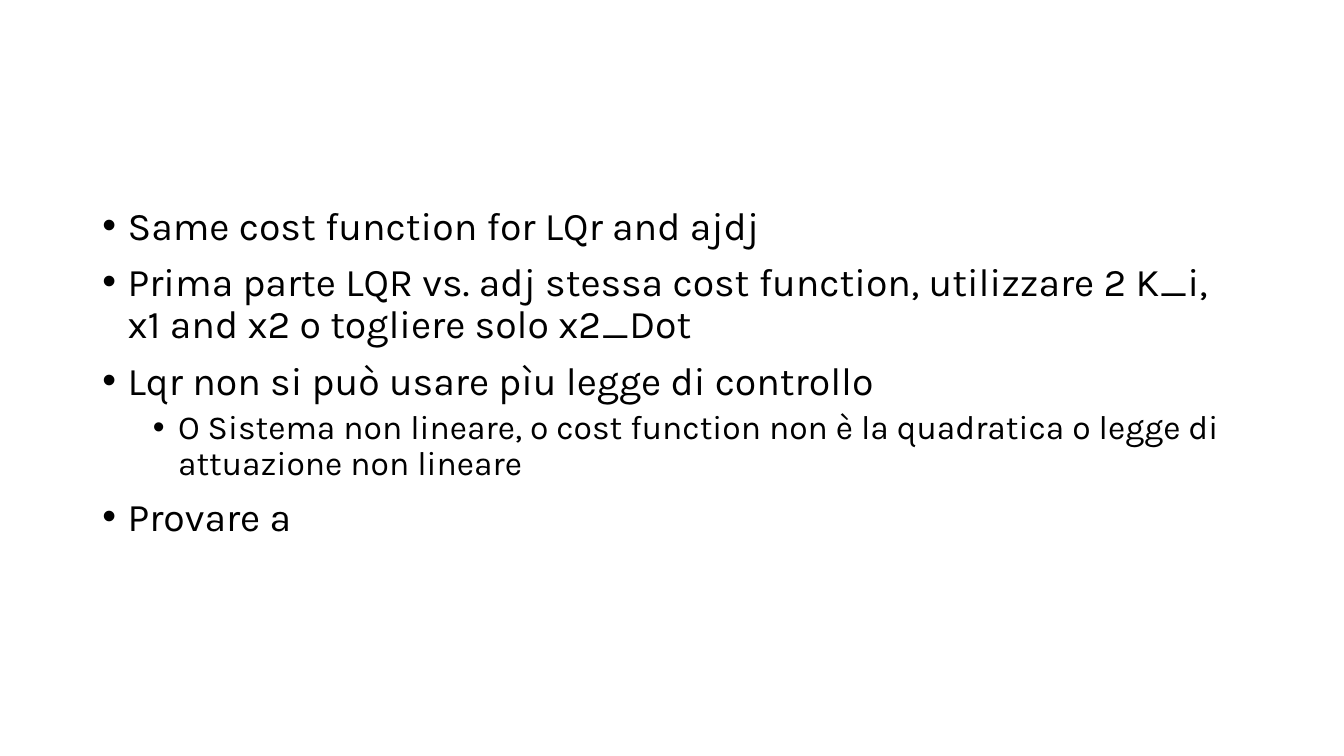
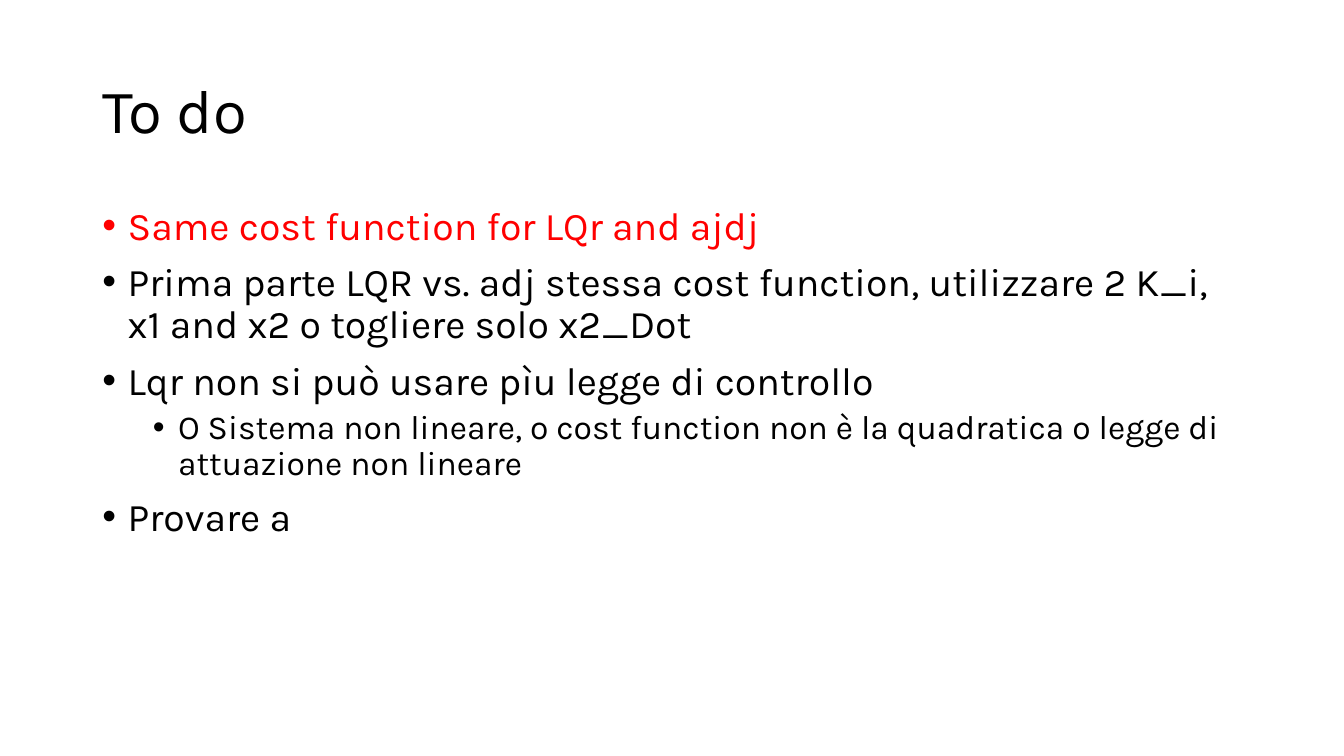
Before and after one commit to tomdema42/mck_control, a slide deck: slide 9 of mck_activeControl.pptx. Drawn at 1344x756 pixels with LibreOffice and Linux fonts; fonts in the diff are those of the drawing. Boxes give left, top, right and bottom in pixels: in the first picture for what was removed or moved away, otherwise in the second. Text is boxed around its words. In the diff, an @@ line names an element or a change of style, - is before the commit and + after.

```diff
--- a/mck_activeControl.pptx
+++ b/mck_activeControl.pptx
@@ title added at (102, 91, 247, 134), 44 pt, text #000000 @@
+To do
@@ text at (128, 213, 759, 250): text colour #000000 to #FF0000 in "Same cost function for LQr and ajdj" @@
```
Also in this commit, not shown: 8 other files.
